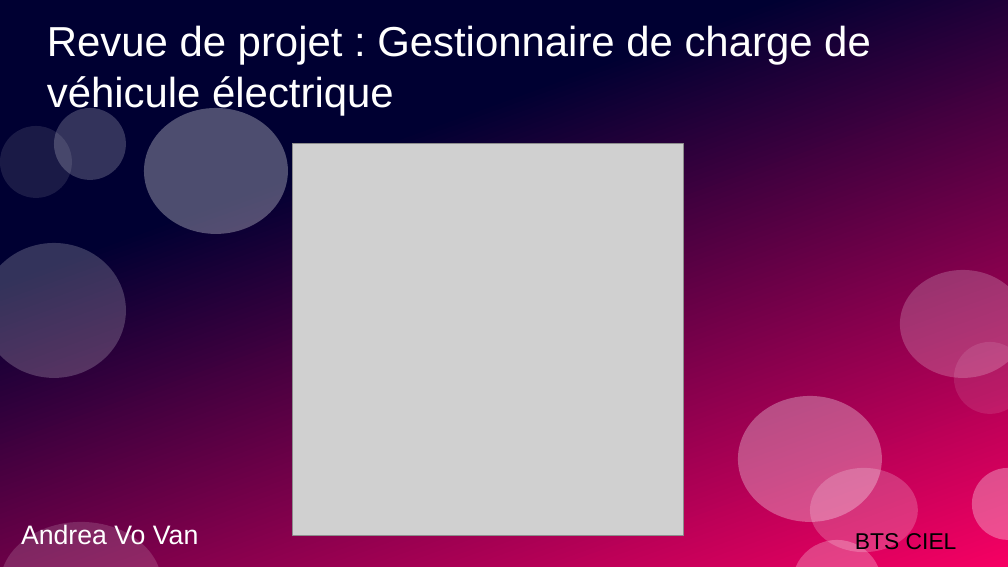
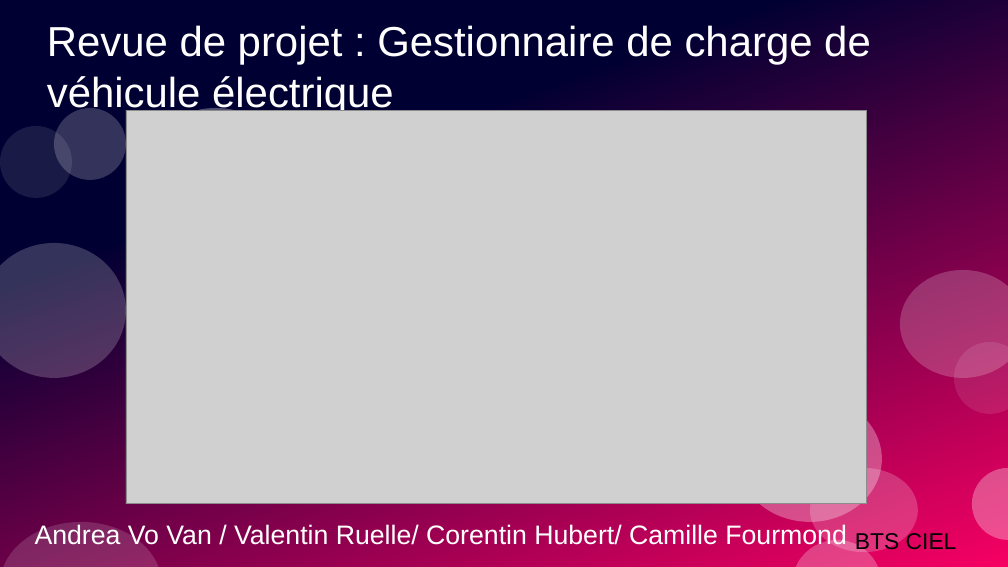
Before and after one commit to Corentinh2/PROJET_GESTIONNAIRE_DE_CHARGE, a slide deck: slide 1 of Diapo_revue1_projet.odp. Drawn at 1008x567 pixels with LibreOffice and Linux fonts; fonts in the diff are those of the drawing; grey boxes stand for pictures. Boxes give left, top, right and bottom in pixels: in the first picture for what was removed or moved away, otherwise in the second. Text is boxed around its words. In the diff, an @@ line names an element or a change of style, - is before the commit and + after.

```diff
--- a/Diapo_revue1_projet.odp
+++ b/Diapo_revue1_projet.odp
@@ picture: place and size @@
-picture at bbox=[293, 144, 684, 535]
+picture at bbox=[126, 110, 867, 504]
@@ subtitle removed at bbox=[21, 524, 198, 545] @@
-Andrea Vo Van
@@ subtitle added at bbox=[35, 524, 847, 550], 21 pt, text #FFFFFF @@
+Andrea Vo Van / Valentin Ruelle/ Corentin Hubert/ Camille Fourmond
```
Also in this commit, not shown: 14 other slides changed, 9 slides added, 5 slides removed, 20 other files.
